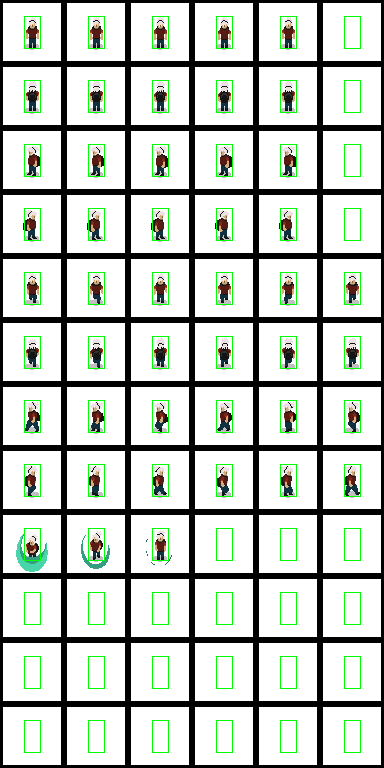
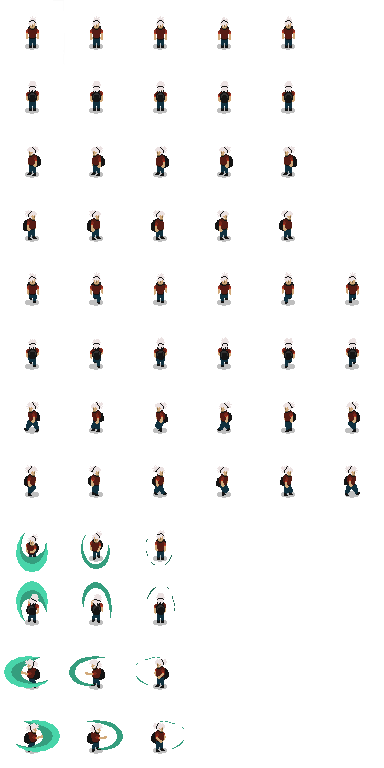
Revision of a layered w=384, h=768 image; what changed, layer by layer:
hid "TIles" over [0, 0, 384, 768]
painted on "player_sheet.png" over [4, 581, 184, 754]
